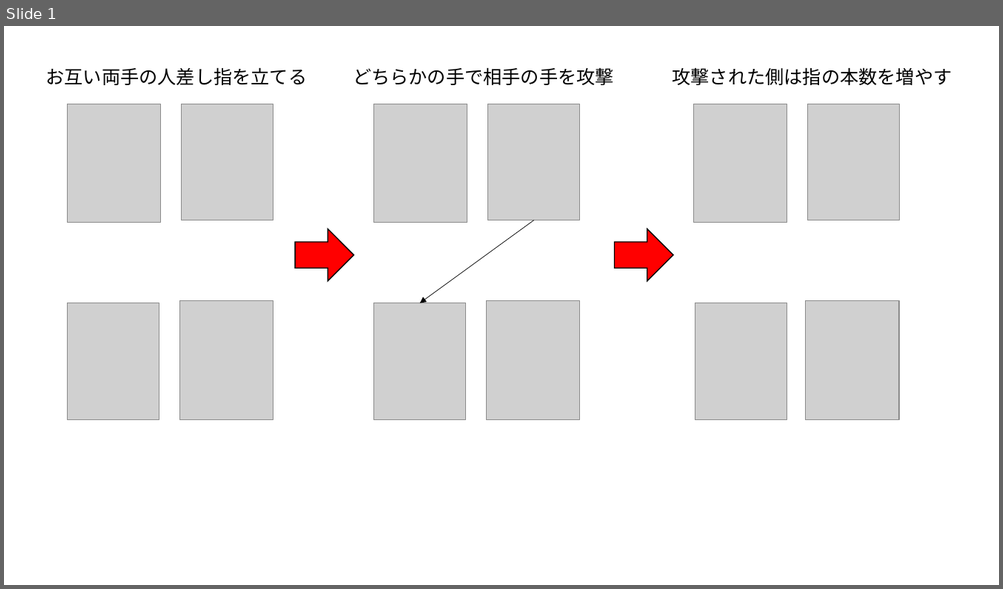
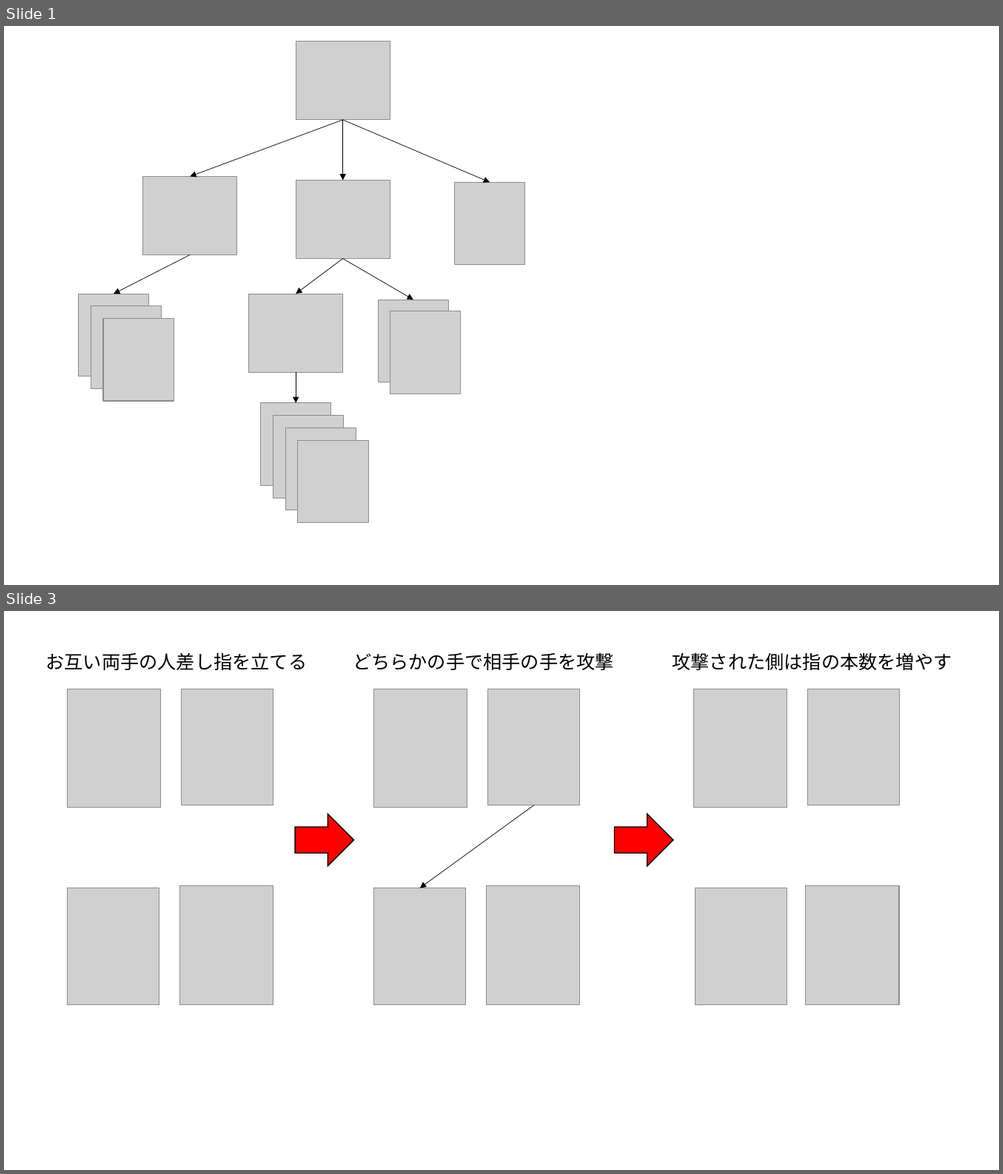
Before and after one commit to kaityo256/python_zero, a slide deck: recursion/fig/fig.pptx. Shown one above the other, each under a label of ours: slide 1 before the commit, slides 1 and 3 after it; the slides between them are not shown. The pictures are 1003x589 and 1003x1174 pixels, drawn with LibreOffice and Linux fonts; fonts in the diff are those of the drawing; grey boxes stand for pictures. Boxes give left, top, right and bottom in pixels: in the first picture for what was removed or moved away, otherwise in the second. Text is boxed around its words. In the diff, an @@ line names an element or a change of style, - is before the commit and + after.

```diff
--- a/recursion/fig/fig.pptx
+++ b/recursion/fig/fig.pptx
@@ slide 1 added at bbox=[4, 26, 999, 585], background #FFFFFF @@
@@ picture added at bbox=[296, 42, 390, 120] @@
@@ arrow added from (343, 120) to (190, 177), #000000 0.5 pt @@
@@ arrow added from (343, 120) to (343, 181), #000000 0.5 pt @@
@@ arrow added from (343, 120) to (489, 183), #000000 0.5 pt @@
@@ picture added at bbox=[143, 177, 237, 255] @@
@@ picture added at bbox=[296, 181, 390, 259] @@
@@ picture added at bbox=[455, 183, 525, 265] @@
@@ arrow added from (190, 255) to (114, 294), #000000 0.5 pt @@
@@ arrow added from (343, 259) to (296, 294), #000000 0.5 pt @@
@@ arrow added from (343, 259) to (414, 300), #000000 0.5 pt @@
@@ picture added at bbox=[79, 294, 149, 376] @@
@@ picture added at bbox=[91, 306, 161, 389] @@
@@ picture added at bbox=[249, 294, 343, 372] @@
@@ picture added at bbox=[378, 300, 448, 382] @@
@@ picture added at bbox=[390, 312, 460, 394] @@
@@ picture added at bbox=[103, 319, 173, 401] @@
@@ arrow added from (296, 372) to (296, 403), #000000 0.5 pt @@
@@ picture added at bbox=[261, 403, 331, 486] @@
@@ picture added at bbox=[273, 416, 343, 498] @@
@@ picture added at bbox=[285, 428, 356, 510] @@
@@ picture added at bbox=[298, 441, 368, 523] @@
@@ what was slide 1 is now slide 3 @@
```
Also in this commit, not shown: 1 other slide added, 5 other files.
